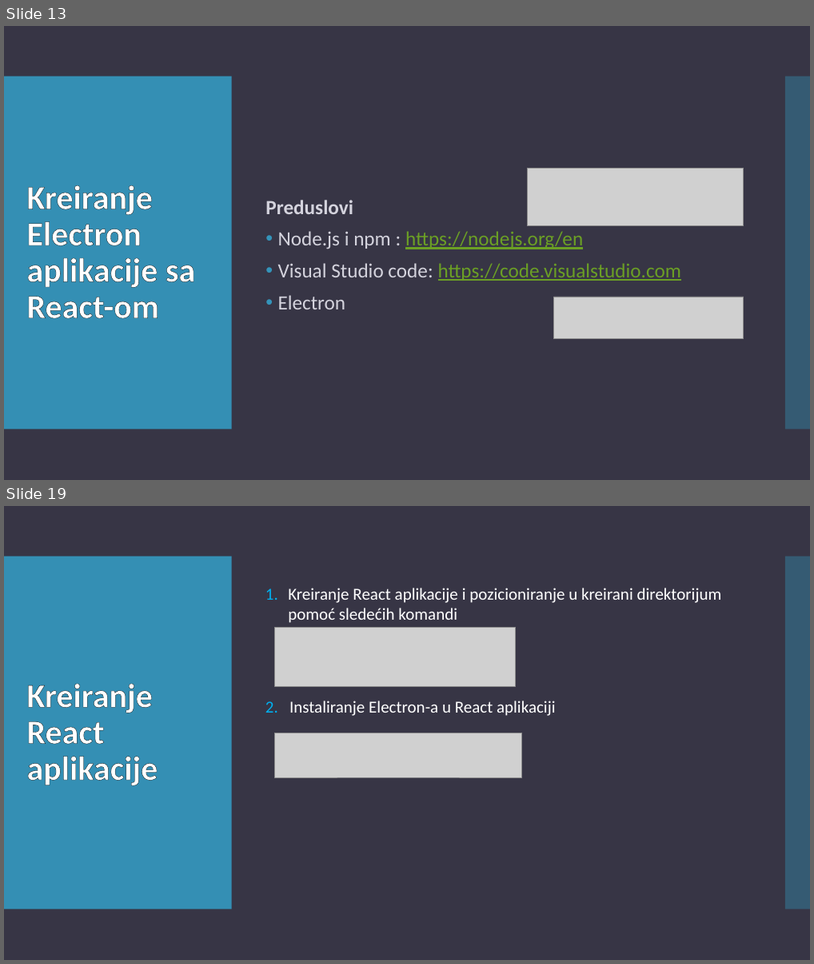
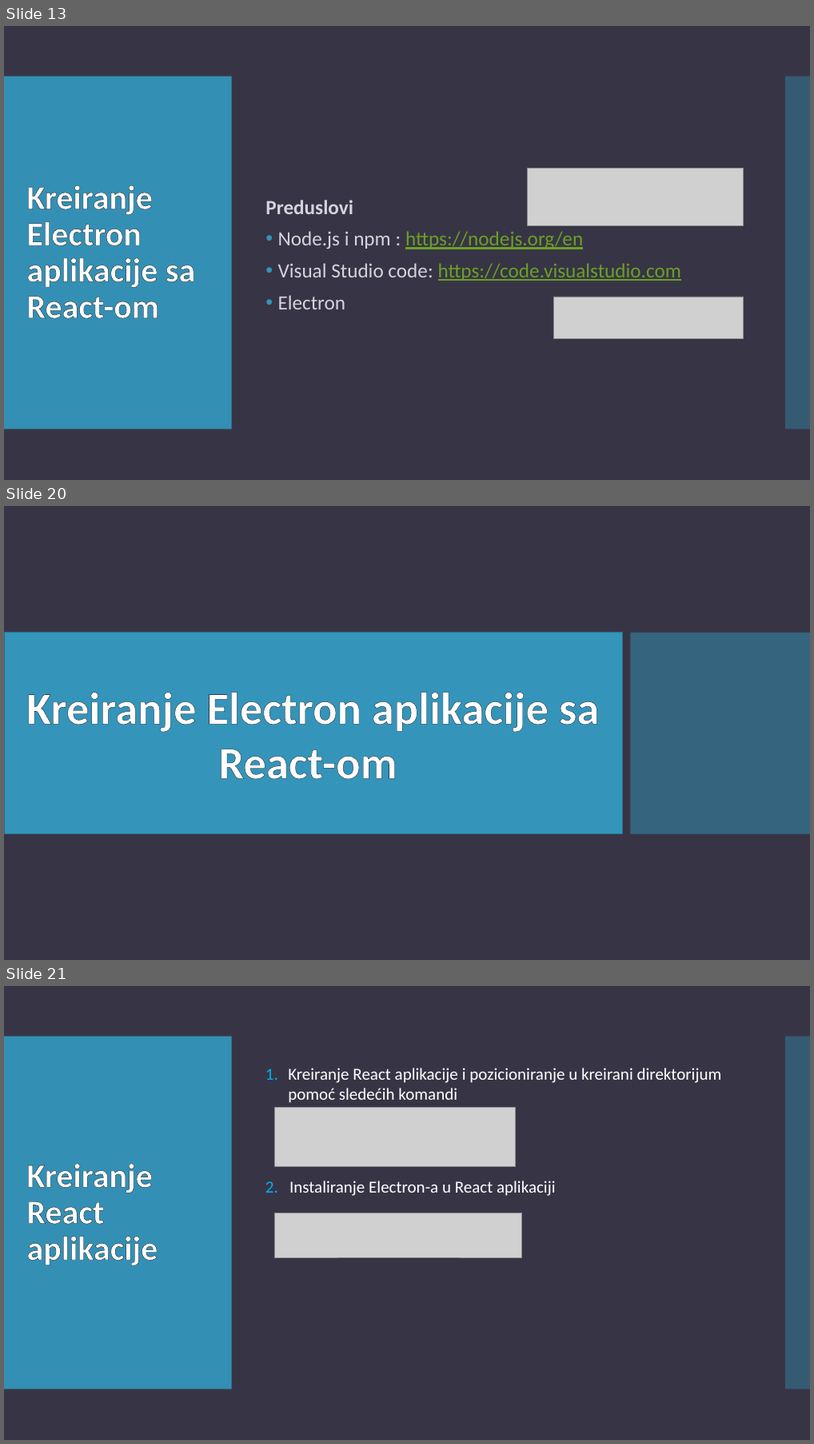
Before and after one commit to teodora18040cvetkovic/electron_react, a slide deck: Electron.pptx. Shown one above the other, each under a label of ours: slides 13 and 19 before the commit, slides 13, 20 and 21 after it; the slides between them are not shown. The pictures are 814x964 and 814x1444 pixels, drawn with LibreOffice and Linux fonts; fonts in the diff are those of the drawing; grey boxes stand for pictures. Boxes give left, top, right and bottom in pixels: in the first picture for what was removed or moved away, otherwise in the second. Text is boxed around its words. In the diff, an @@ line names an element or a change of style, - is before the commit and + after.

```diff
--- a/Electron.pptx
+++ b/Electron.pptx
@@ slide 20 added at (4, 506, 810, 960), background #373545 @@
@@ rectangle added at (4, 632, 623, 834), fill #3494BA, outline #266D8A 0.85 pt, 54 pt, text #FFFFFF, bold @@
+Kreiranje Electron aplikacije sa React-om
@@ rectangle added at (630, 632, 810, 834), fill #3494BA at 50% opacity @@
@@ what was slide 19 is now slide 21 @@
```
Also in this commit, not shown: 7 slides changed, 2 other slides added, 1 slide removed.
